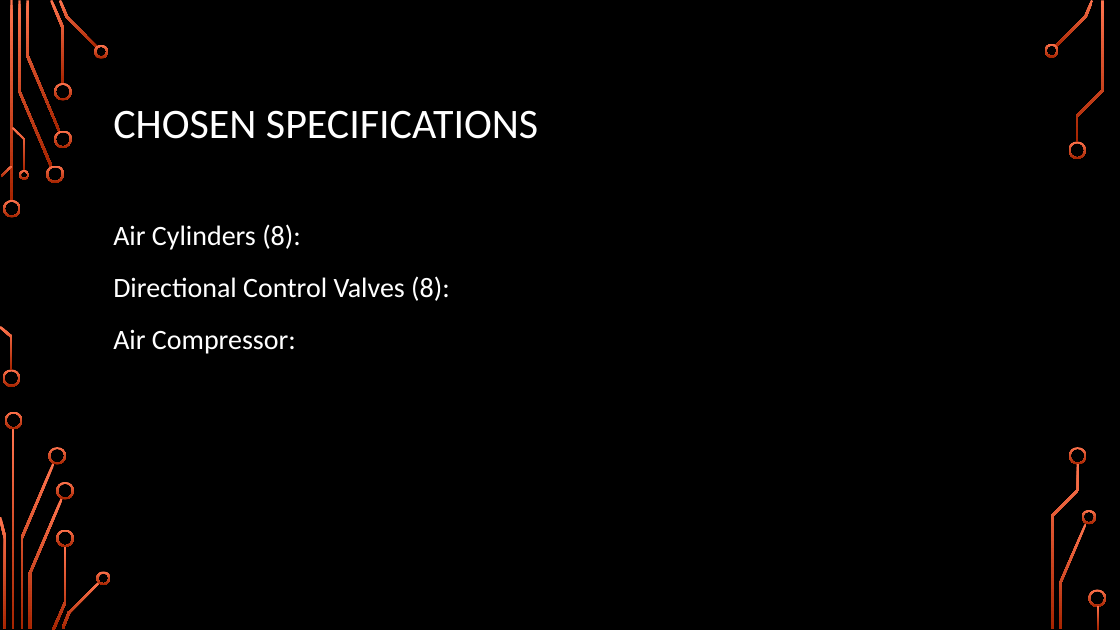
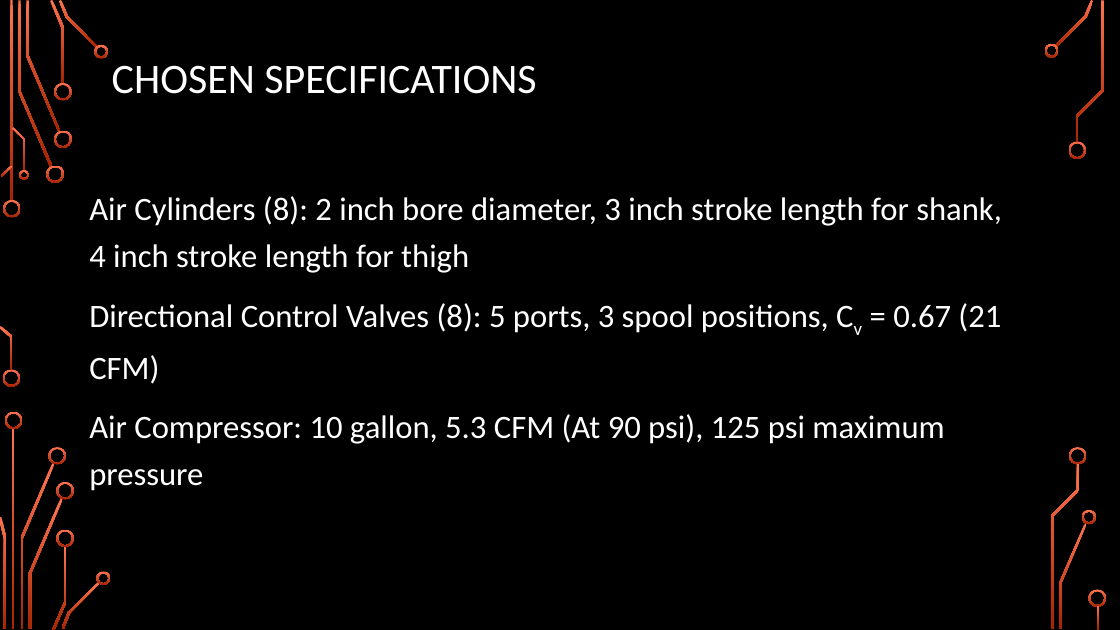
Before and after one commit to Logiant/AgileRoboticControls, a slide deck: slide 26 of Documentation/Presentation/Design Presentation/Design Presentation.pptx. Drawn at 1120x630 pixels with LibreOffice and Linux fonts; fonts in the diff are those of the drawing; background and template pictures are left out. Boxes give left, top, right and bottom in pixels: in the first picture for what was removed or moved away, otherwise in the second. Text is boxed around its words. In the diff, an @@ line names an element or a change of style, - is before the commit and + after.

```diff
--- a/Documentation/Presentation/Design Presentation/Design Presentation.pptx
+++ b/Documentation/Presentation/Design Presentation/Design Presentation.pptx
@@ title "CHOSEN SPECIFICATIONS" moved from (x1=113, y1=110, x2=538, y2=139) to (x1=112, y1=65, x2=536, y2=94) @@
@@ text at (x1=89, y1=196, x2=1002, y2=491): text changed; size 24 to 28 pt @@
-Air Cylinders (8):
-Directional Control Valves (8):
-Air Compressor:
+Air Cylinders (8): 2 inch bore diameter, 3 inch stroke length for shank, 4 inch stroke length for thigh
+Directional Control Valves (8): 5 ports, 3 spool positions, Cv = 0.67 (21 CFM)
+Air Compressor: 10 gallon, 5.3 CFM (At 90 psi), 125 psi maximum pressure
```
Also in this commit, not shown: 8 other slides changed.
